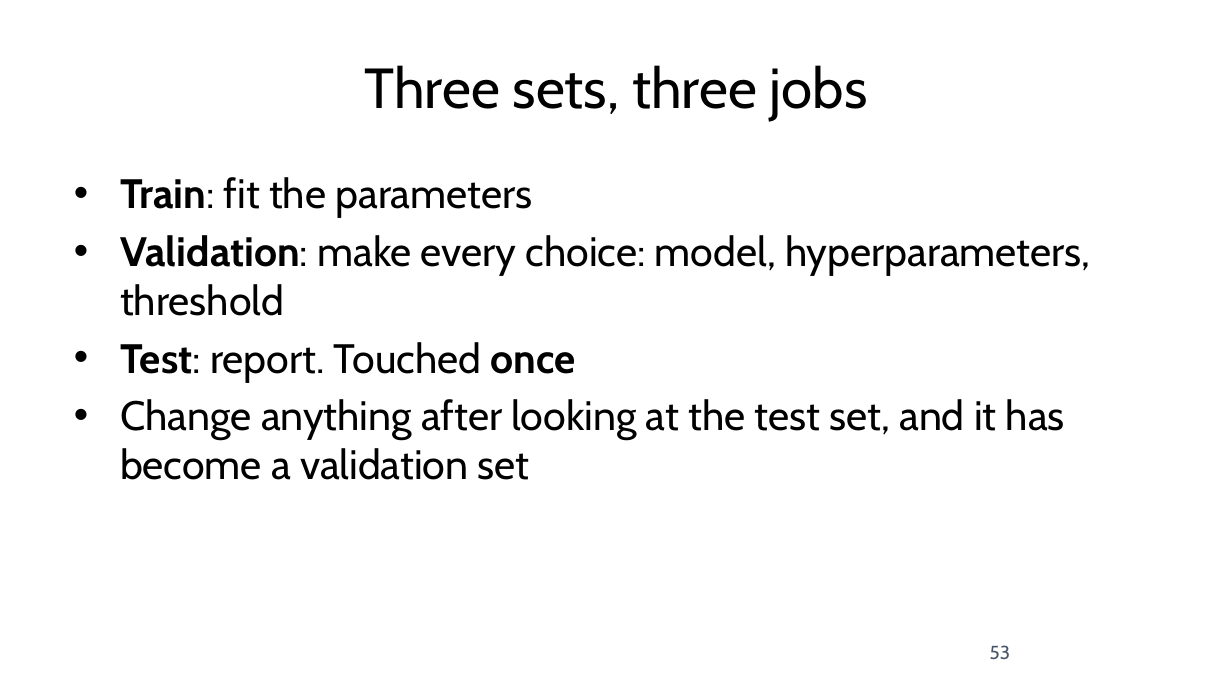
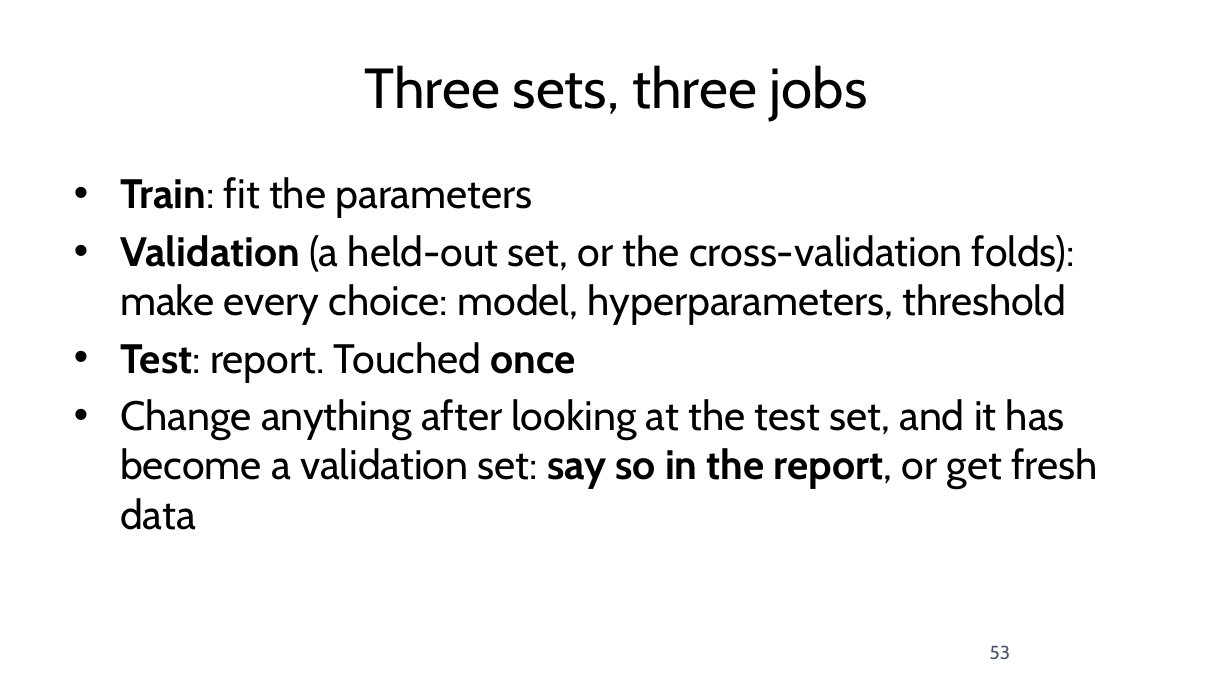
Before and after one commit to fabioantonini/technologies-for-artificial-intelligence, a slide deck: slide 53 of Lessons/05_experimental_methodology/Slides/experimental_methodology_slides.pptx. Drawn at 1232x693 pixels with LibreOffice and Linux fonts; fonts in the diff are those of the drawing; background and template pictures are left out. Boxes give left, top, right and bottom in pixels: in the first picture for what was removed or moved away, otherwise in the second. Text is boxed around its words. In the diff, an @@ line names an element or a change of style, - is before the commit and + after.

```diff
--- a/Lessons/05_experimental_methodology/Slides/experimental_methodology_slides.pptx
+++ b/Lessons/05_experimental_methodology/Slides/experimental_methodology_slides.pptx
@@ text at <box>120,235,1075,325</box>: text changed @@
-• Validation: make every choice: model, hyperparameters, threshold
+• Validation (a held-out set, or the cross-validation folds): make every choice: model, hyperparameters, threshold
@@ text at <box>120,399,1098,530</box>: text changed @@
-• Change anything after looking at the test set, and it has become a validation set
+• Change anything after looking at the test set, and it has become a validation set: say so in the report, or get fresh data
```
Also in this commit, not shown: 27 other slides changed, 21 other files.
